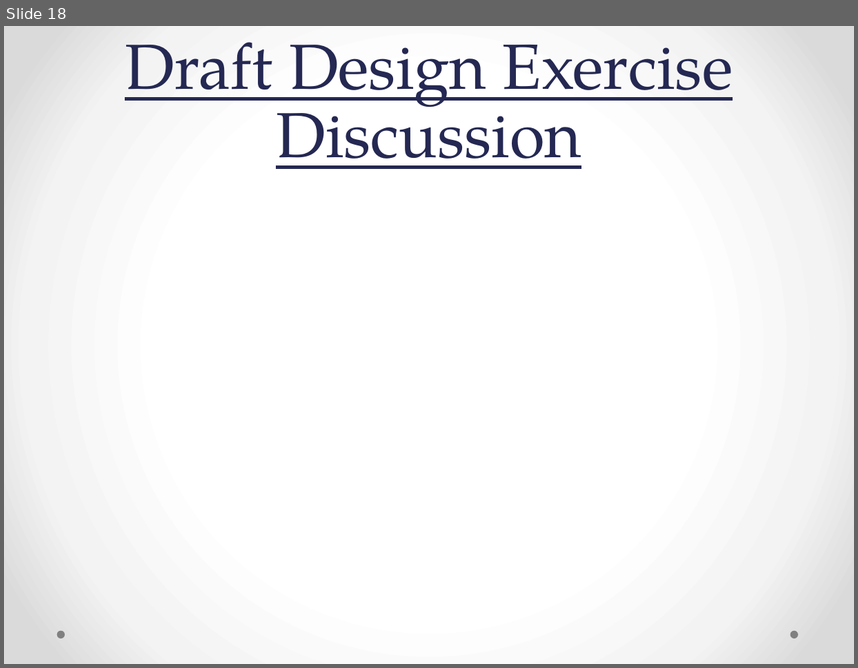
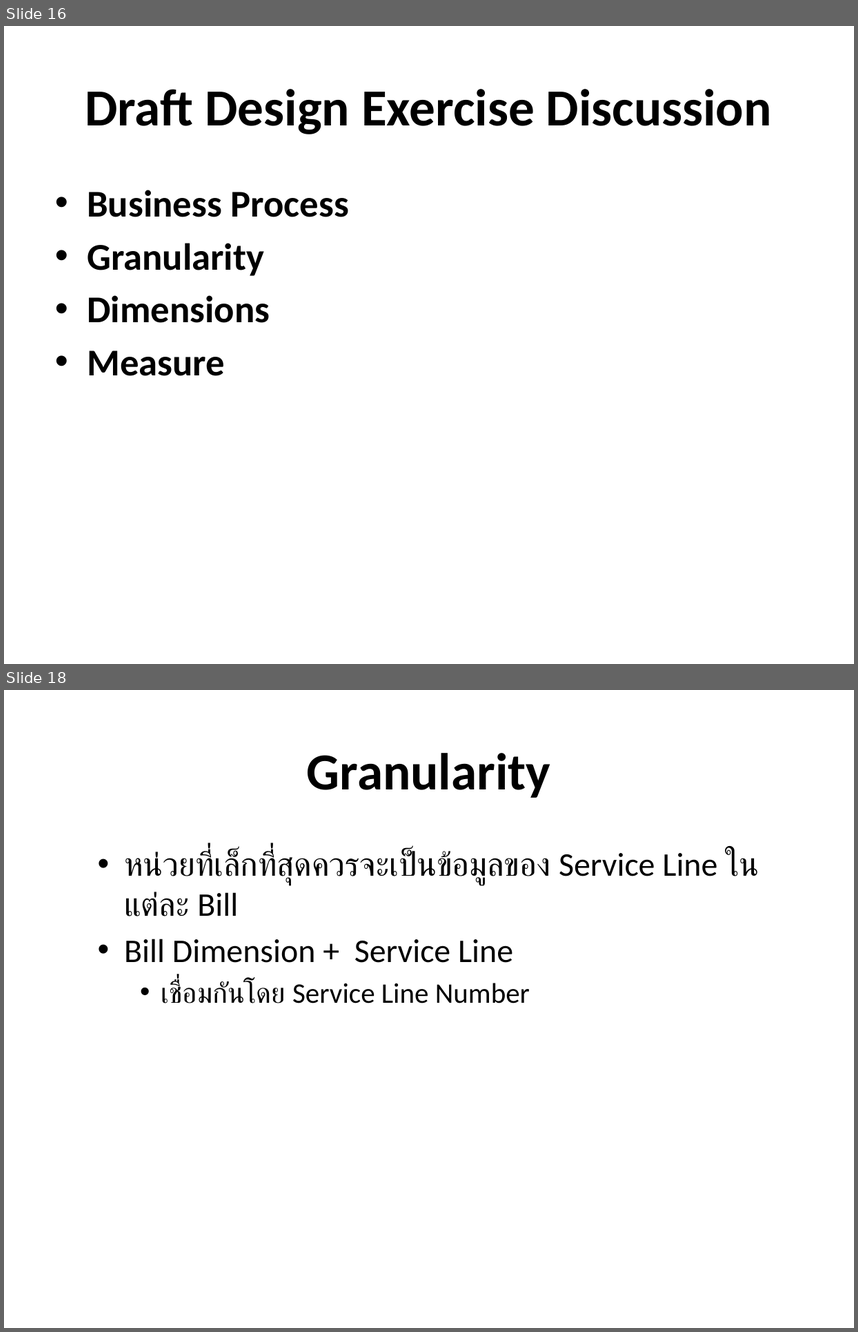
Before and after one commit to passzenith/passzenithproject, a slide deck: DW/Telecommunications and Utilities.pptx. Shown one above the other, each under a label of ours: slide 18 before the commit, slides 16 and 18 after it; the slides between them are not shown. The pictures are 858x668 and 858x1332 pixels, drawn with LibreOffice and Linux fonts; fonts in the diff are those of the drawing. Boxes give left, top, right and bottom in pixels: in the first picture for what was removed or moved away, otherwise in the second. Text is boxed around its words. In the diff, an @@ line names an element or a change of style, - is before the commit and + after.

```diff
--- a/DW/Telecommunications and Utilities.pptx
+++ b/DW/Telecommunications and Utilities.pptx
@@ slide 18 added at box(4, 690, 854, 1328), background #FFFFFF @@
@@ title added at box(307, 753, 550, 798), 44 pt, text #000000, bold @@
+Granularity
@@ text added at box(124, 850, 717, 1003), 28 pt, text #000000 @@
+  • หน่วยที่เล็กที่สุดควรจะเป็นข้อมูลของ Service Line ในแต่ละ Bill
+  • Bill Dimension + Service Line
+    • เชื่อมกันโดย Service Line Number
@@ what was slide 18 is now slide 16 @@
@@ slide 16 changed as well @@
@@ background gradient #FFFFFF to #F4F4F4 to #DADADA to #FFFFFF @@
@@ title "Draft Design Exercise Discussion": place and size @@
-title "Draft Design Exercise Discussion" at box(125, 42, 733, 169)
+title "Draft Design Exercise Discussion" at box(85, 89, 772, 134)
@@ title "Draft Design Exercise Discussion" at box(85, 89, 772, 134): size 54 to 44 pt, font TeX Gyre Pagella to Calibri, text colour #242852 to #000000, bold on, underline off; line spacing 58pt to 1; vertical alignment bottom to middle @@
@@ text added at box(87, 190, 349, 376), 32 pt, text #000000, bold @@
+• Business Process
+• Granularity
+• Dimensions
+• Measure
@@ ellipse removed at box(56, 630, 64, 638) @@
@@ ellipse removed at box(791, 630, 798, 638) @@
```
Also in this commit, not shown: 14 other slides changed, 24 other slides added, 22 slides removed.
